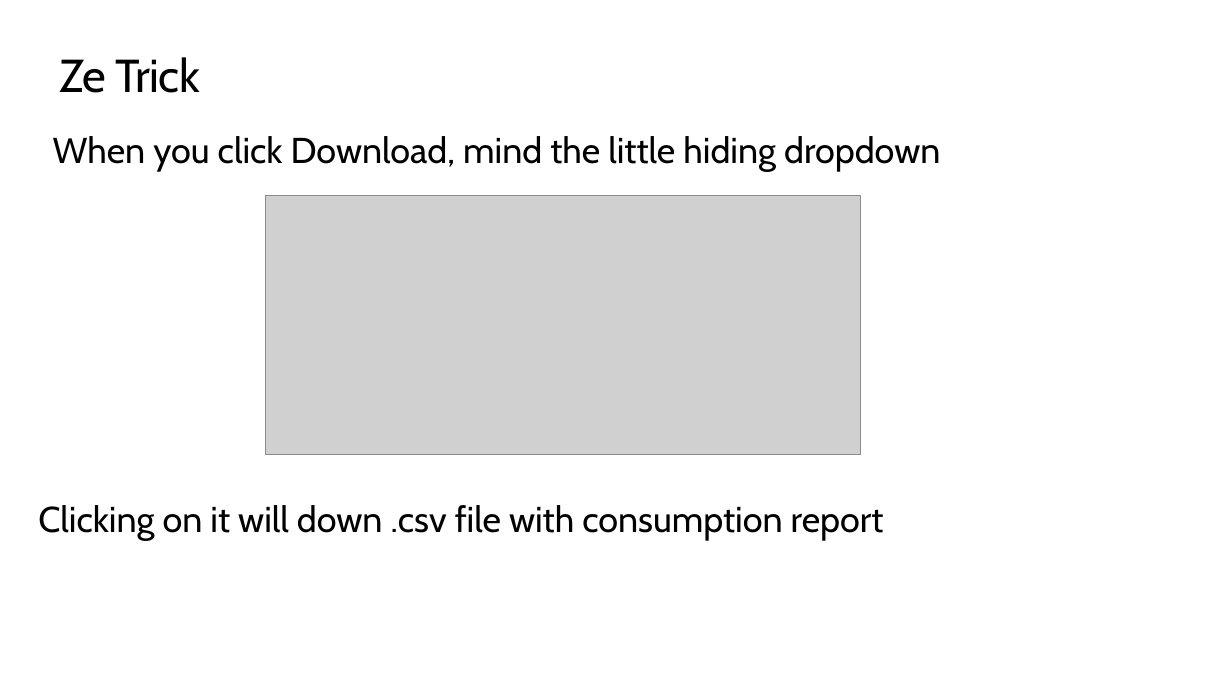
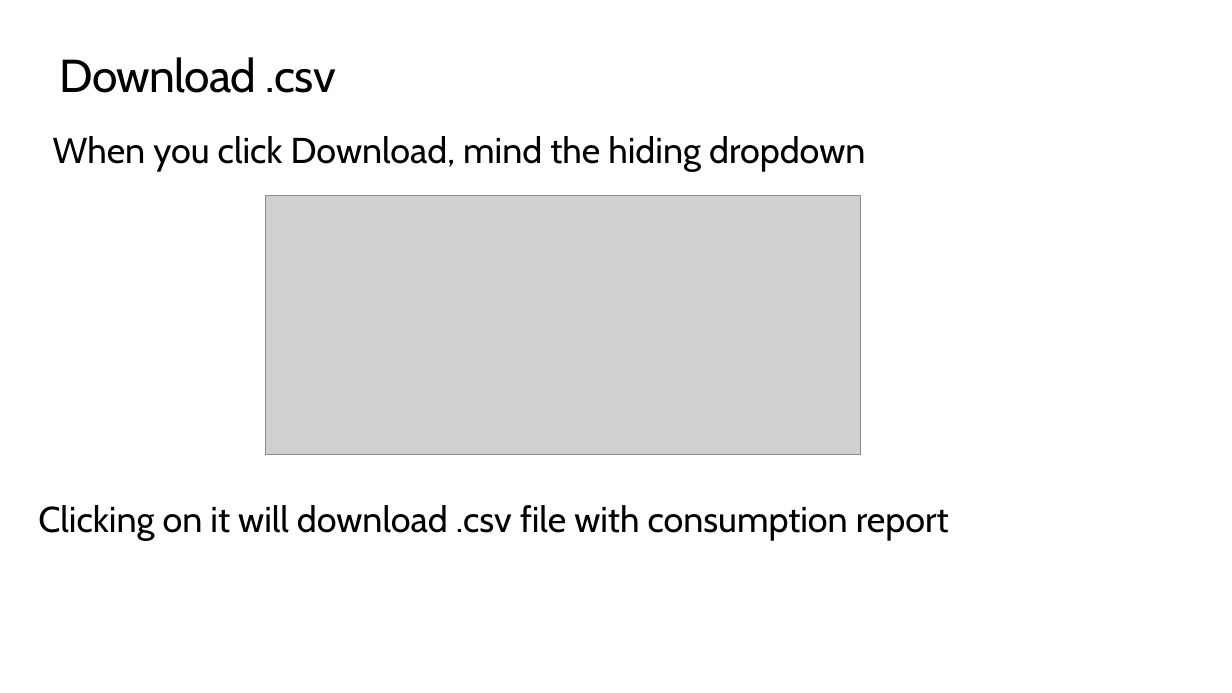
Before and after one commit to peterperov/MSFTCSA, a slide deck: slide 8 of 126-AzureCost/Azure Cost PBI BootCamp.pptx (slide 6 before the commit). Drawn at 1232x693 pixels with LibreOffice and Linux fonts; fonts in the diff are those of the drawing; grey boxes stand for pictures; background and template pictures are left out. Boxes give left, top, right and bottom in pixels: in the first picture for what was removed or moved away, otherwise in the second. Text is boxed around its words. In the diff, an @@ line names an element or a change of style, - is before the commit and + after.

Commit message:
edits

```diff
--- a/126-AzureCost/Azure Cost PBI BootCamp.pptx
+++ b/126-AzureCost/Azure Cost PBI BootCamp.pptx
@@ title at [59,57,336,93]: text changed @@
-Ze Trick
+Download .csv
@@ text at [53,136,865,171]: text changed @@
-When you click Download, mind the little hiding dropdown
+When you click Download, mind the hiding dropdown
@@ text at [38,505,949,540]: text changed @@
-Clicking on it will down .csv file with consumption report
+Clicking on it will download .csv file with consumption report
```
Also in this commit, not shown: 2 other slides changed, 5 slides added, 1 slide removed.
